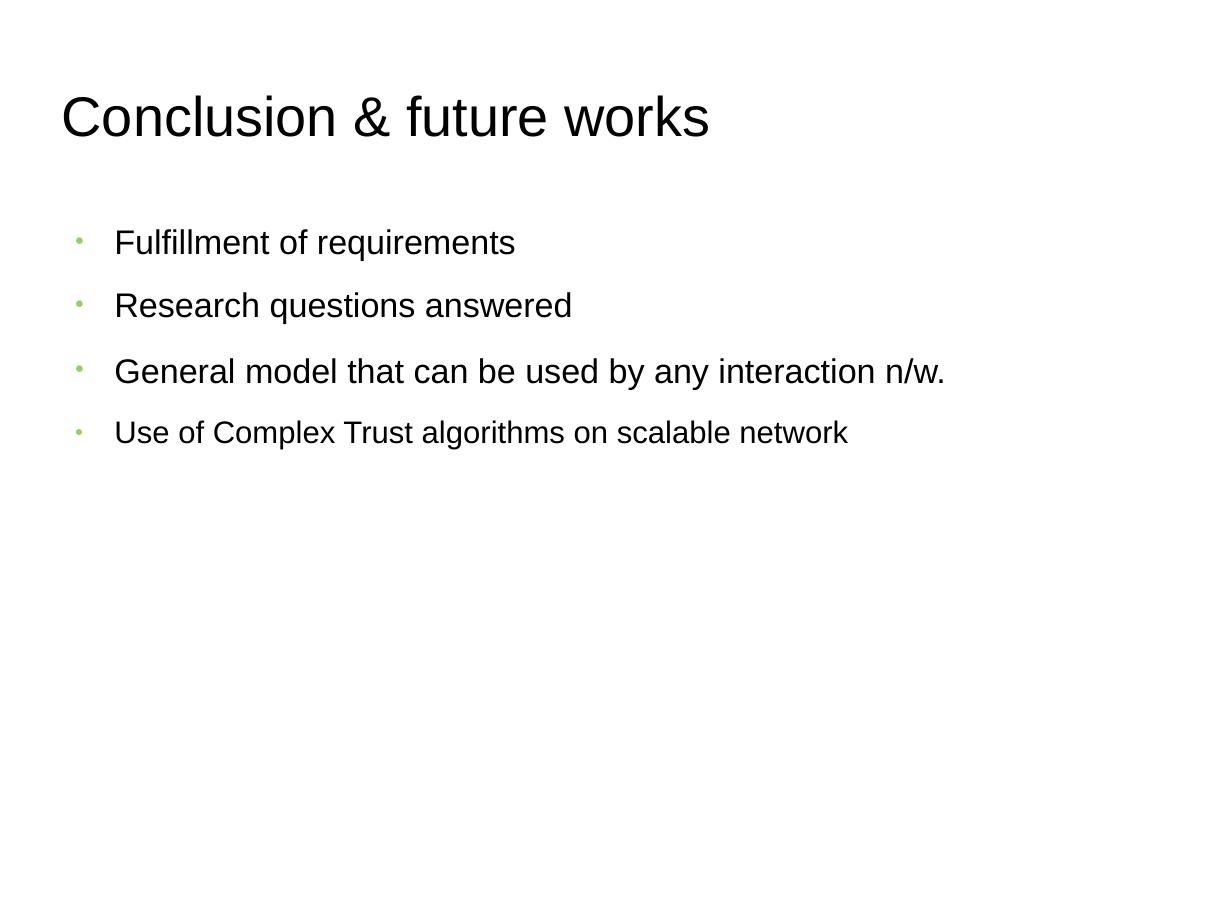
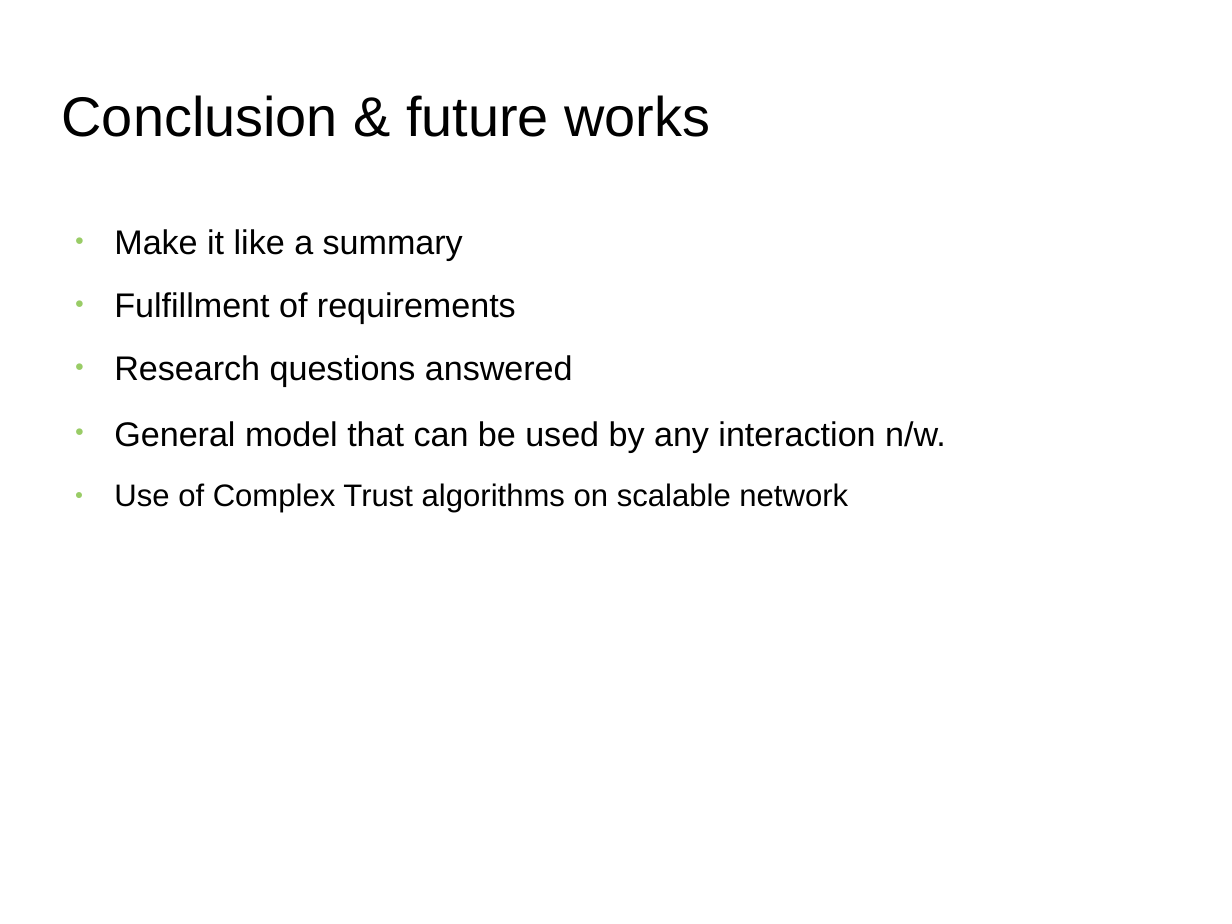
Before and after one commit to s2-t2/blockchain_reputation_system, a slide deck: slide 21 of documents/Presentation/Presentation.odp. Drawn at 1232x924 pixels with LibreOffice and Linux fonts; fonts in the diff are those of the drawing; background and template pictures are left out. Boxes give left, top, right and bottom in pixels: in the first picture for what was removed or moved away, otherwise in the second. Text is boxed around its words. In the diff, an @@ line names an element or a change of style, - is before the commit and + after.

```diff
--- a/documents/Presentation/Presentation.odp
+++ b/documents/Presentation/Presentation.odp
@@ text at (114,229,463,260): paragraph added @@
+● Make it like a summary
```
Also in this commit, not shown: 3 other slides changed, 4 slides added, 21 other files.
